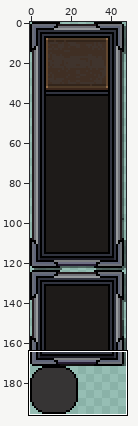
One commit to this sprite sheet: core/assets/new_ui_experiment/ui.png. The picture above shows the old version from afar; the outline marks the close-up.
Close-up. As it was:
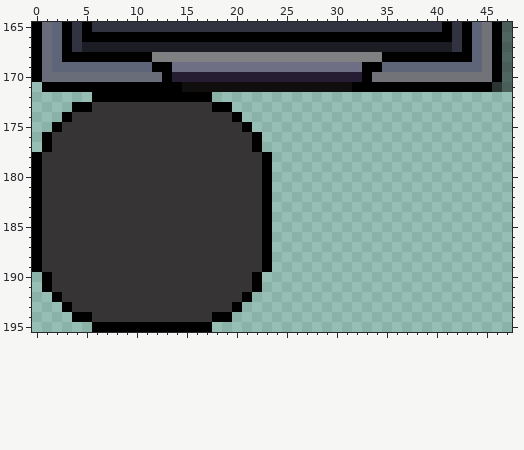
The file is 48x196 pixels. Colours within 5 levels of each other are drawn and written as one. Shown: x 0..47, y 165..195.
Now the later version:
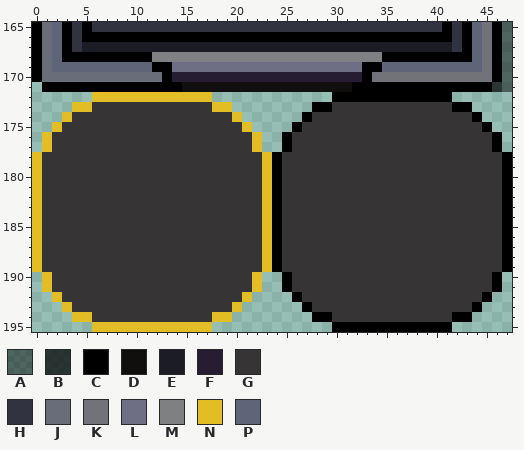
Palette (. is transparent): A #00000078  B #000000b8  C #000000  D #100f0e  E #1c1c25  F #261d32  G #363434  H #313440  J #696d79  K #717379  L #6e6e84  M #7e8082  N #e2bd25  P #5f6578
From old to new:
The edit adds colour C in row 172 at x 30 to 41; in row 173 at x 28 to 29 and 42 to 43; in row 174 at x 27 and 44; in row 175 at x 26 and 45; in rows 176 to 177 at x 25 and 46; in rows 178 to 189 at x 24 and 47.
The edit adds colour C in rows 190 to 191 at x 25 and 46; in row 192 at x 26 and 45; in row 193 at x 27 and 44; in row 194 at x 28 to 29 and 42 to 43; in row 195 at x 30 to 41.
The edit adds colour G in row 173 at x 30 to 41; in row 174 at x 28 to 43; in row 175 at x 27 to 44; in rows 176 to 177 at x 26 to 45; in rows 178 to 189 at x 25 to 46; in rows 190 to 191 at x 26 to 45.
The edit adds colour G in row 192 at x 27 to 44; in row 193 at x 28 to 43; in row 194 at x 30 to 41.
Colour C gives way to colour N in row 172 at x 6 to 17; in row 173 at x 4 to 5 and 18 to 19; in row 174 at x 3 and 20; in row 175 at x 2 and 21; in rows 176 to 177 at x 1 and 22; in rows 178 to 189 at x 0 and 23.
Colour C gives way to colour N in rows 190 to 191 at x 1 and 22; in row 192 at x 2 and 21; in row 193 at x 3 and 20; in row 194 at x 4 to 5 and 18 to 19; in row 195 at x 6 to 17.
Where, in picture pixels (left, top, right, bottom), the same in both close-ups:
changed: (32, 92, 512, 332)
